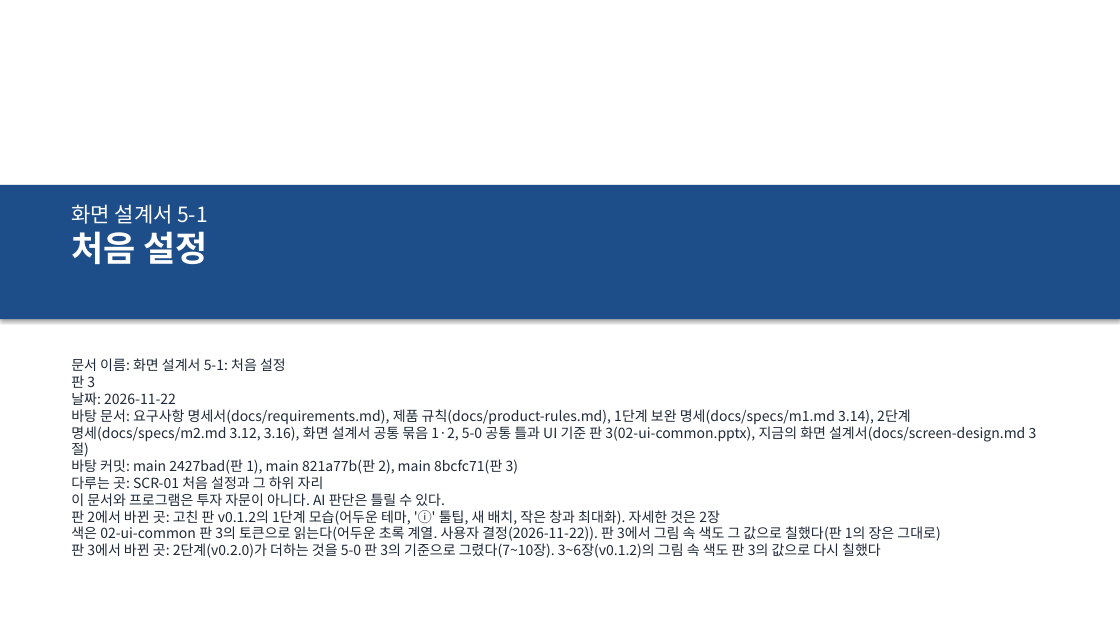
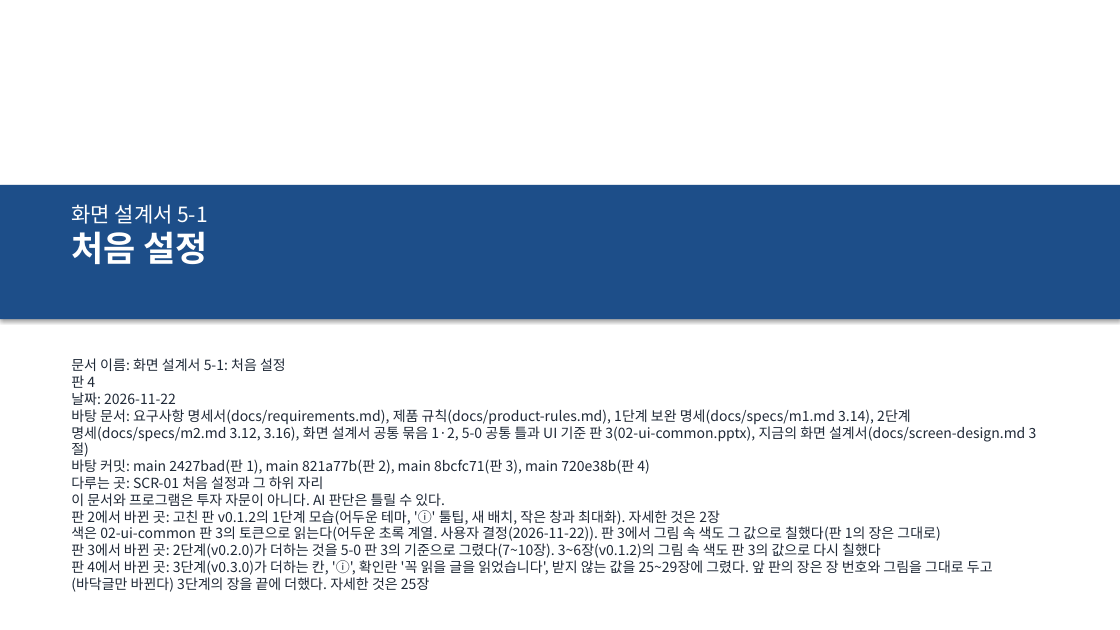
Before and after one commit to khy920723/coin-report-trader, a slide deck: slide 1 of docs/screen-design/10-first-setup.pptx. Drawn at 1120x630 pixels with LibreOffice and Linux fonts; fonts in the diff are those of the drawing. Boxes give left, top, right and bottom in pixels: in the first picture for what was removed or moved away, otherwise in the second. Text is boxed around its words. In the diff, an @@ line names an element or a change of style, - is before the commit and + after.

```diff
--- a/docs/screen-design/10-first-setup.pptx
+++ b/docs/screen-design/10-first-setup.pptx
@@ text at [71, 375, 95, 388]: text changed @@
-판 3
+판 4
@@ text at [71, 459, 649, 474]: text changed @@
-바탕 커밋: main 2427bad(판 1), main 821a77b(판 2), main 8bcfc71(판 3)
+바탕 커밋: main 2427bad(판 1), main 821a77b(판 2), main 8bcfc71(판 3), main 720e38b(판 4)
@@ text at [71, 560, 993, 592]: paragraph added @@
+판 4에서 바뀐 곳: 3단계(v0.3.0)가 더하는 칸, 'ⓘ', 확인란 '꼭 읽을 글을 읽었습니다', 받지 않는 값을 25~29장에 그렸다. 앞 판의 장은 장 번호와 그림을 그대로 두고(바닥글만 바뀐다) 3단계의 장을 끝에 더했다. 자세한 것은 25장
```
Also in this commit, not shown: 23 other slides changed, 5 slides added, 8 other files.
